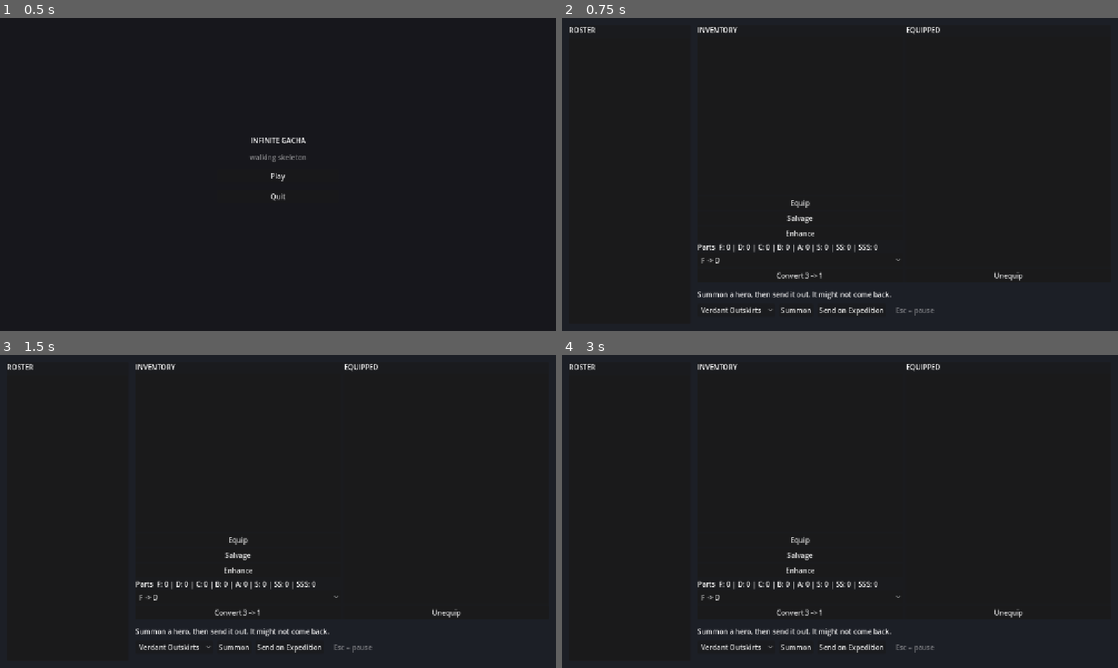
Above: before the commit, frames 1-4 (two rows, left to right).
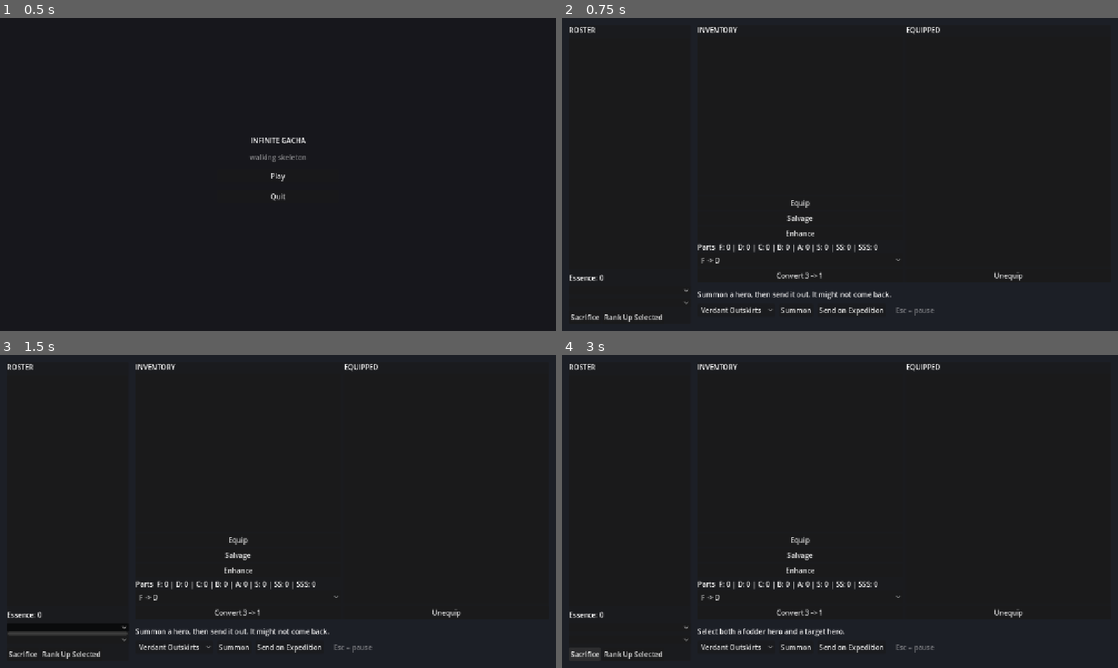
Above: after the commit, the same moments.

Repository: Joony117/Hearthbound
Game: Godot game, scene res://ui/main_menu.tscn
The game is run twice, just before and just after one commit, with the same random seed, the same clock (stepped at 60 frames per second) and the same inputs.
Inputs (mouse positions are in pixels of both pictures, inside the frame that each line leads up to):
- Up to frame 1 (0.5 s): no input
- Up to frame 2 (0.75 s): click "Play" at 0.5 s
- Up to frame 3 (1.5 s): click (66, 627) at 1.27 s
- Up to frame 4 (3 s): click (628, 639) at 2.02 s; click (584, 655) at 2.75 s, where only the run after the commit has a clickable "Sacrifice"

Frame 1 is identical in both runs. In frame 2, 0.3% of the frame differs, in the area x 1-23%, y 82-98%; in frame 3, 0.4%; in frame 4, 0.7%, in the area x 1-60%, y 82-98%.

Commit message:
feat: sacrifice a hero for essence, and spend essence to rank one up
P2-06a. Sacrifice yields essence_bases[fodder.rank], tripled when fodder and
target share a def_id, which also increments target.resonance. Essence buys a
rank-up at rank_up_essence_costs[rank].

The arithmetic is two pure static funcs on Hero, per DECISIONS.md 2026-08-06 -
GameSession only orchestrates. salvage_item/enhance_item/convert_parts inline
their formulas; that is P2-12 debt, not the pattern to copy.

Fodder must be unequipped, so kill_hero() never builds a LostCache for a death
that happened outside any zone. Removal stays on that one call site
(ARCHITECTURE.md r8).

OptionButton.add_item() auto-selects index 0 on a cleared button, so the fodder
slot silently retargeted the next hero once its own was sacrificed - a blind
second press killed the wrong hero, permanently. Re-selecting by identity after
the loop fixes it. Both gates stayed green through the bug; only driving the
real scene caught it.

Co-Authored-By: Claude Opus 5 <noreply@anthropic.com>

Diff:
--- a/heroes/hero.gd
+++ b/heroes/hero.gd
@@ -17,6 +17,7 @@
 var hero_name: String
 var rank: int
 var def_id: StringName
+var resonance: int = 0
 var equipped: Dictionary[int, Item] = {}
 
 
@@ -114,6 +115,21 @@
 	return total
 
 
+static func compute_essence_yield(fodder: Hero, target: Hero, balance: BalanceTable) -> int:
+	var essence_yield: int = balance.essence_bases[
+		clampi(fodder.rank, 0, balance.essence_bases.size() - 1)
+	]
+	if fodder.def_id == target.def_id and fodder.def_id != NO_ARCHETYPE_DEF_ID:
+		essence_yield *= 3
+	return essence_yield
+
+
+static func compute_rank_up_cost(hero: Hero, balance: BalanceTable) -> int:
+	return balance.rank_up_essence_costs[
+		clampi(hero.rank, 0, balance.rank_up_essence_costs.size() - 1)
+	]
+
+
 func to_dict() -> Dictionary:
 	var equipped_slots: Array[int] = []
 	for slot: int in equipped:
@@ -126,12 +142,14 @@
 		"name": hero_name,
 		"rank": rank,
 		"def_id": str(def_id),
+		"resonance": resonance,
 		"equipped": equipped_entries,
 	}
 
 
 static func from_dict(data: Dictionary) -> Hero:
-	var hero := Hero.new(str(data.get("name", "?")), Item.int_field(data, "rank", 0, "hero"))
+	var hero := Hero.new(str(data.get("name", "?")), maxi(Item.int_field(data, "rank", 0, "hero"), 0))
+	hero.resonance = maxi(Item.int_field(data, "resonance", 0, "hero"), 0)
 	if not data.has("def_id"):
 		# Phase 1 saves predate archetypes; empty preserves that fact for later assignment.
 		hero.def_id = NO_ARCHETYPE_DEF_ID
--- a/hub/hub.gd
+++ b/hub/hub.gd
@@ -9,6 +9,9 @@
 ]
 
 @onready var _roster_list: ItemList = %RosterList
+@onready var _fodder_option: OptionButton = %FodderOption
+@onready var _target_option: OptionButton = %TargetOption
+@onready var _essence: Label = %Essence
 @onready var _inventory_list: ItemList = %InventoryList
 @onready var _parts: Label = %Parts
 @onready var _convert_rank_option: OptionButton = %ConvertRankOption
@@ -20,11 +23,13 @@
 
 func _ready() -> void:
 	GameSession.roster_changed.connect(_refresh_roster)
+	GameSession.roster_changed.connect(_refresh_essence)
 	GameSession.roster_changed.connect(_refresh_inventory)
 	GameSession.roster_changed.connect(_refresh_parts)
 	GameSession.roster_changed.connect(_refresh_equipped)
 	GameSession.roster_changed.connect(_refresh_zone_unlocks)
 	_refresh_roster()
+	_refresh_essence()
 	_refresh_inventory()
 	_refresh_parts()
 	_refresh_equipped()
@@ -55,6 +60,24 @@
 		_roster_list.set_item_metadata(item_index, hero)
 		if selected_heroes.has(hero):
 			_roster_list.select(item_index, false)
+	_refresh_hero_option(_fodder_option)
+	_refresh_hero_option(_target_option)
+
+
+func _refresh_hero_option(option: OptionButton) -> void:
+	var selected_hero: Hero = option.get_selected_metadata() as Hero if option.selected >= 0 else null
+	option.clear()
+	for hero: Hero in GameSession.roster:
+		var archetype_name: String = Summon.archetype_label_for(hero.def_id)
+		option.add_item("[%s]  %s — %s" % [hero.rank_label(BALANCE), hero.hero_name, archetype_name])
+		option.set_item_metadata(option.item_count - 1, hero)
+	# add_item() auto-selects index 0 on a cleared button. Re-selecting by identity after the
+	# loop is what stops a sacrificed hero's slot silently retargeting whoever took its place.
+	option.select(GameSession.roster.find(selected_hero))
+
+
+func _refresh_essence() -> void:
+	_essence.text = "Essence: %d" % GameSession.essence
 
 
 func _refresh_inventory() -> void:
@@ -147,6 +170,48 @@
 	var hero := Summon.roll()
 	GameSession.add_hero(hero)
 	_status.text = "Summoned %s, rank %s." % [hero.hero_name, hero.rank_label(BALANCE)]
+
+
+func _on_sacrifice_pressed() -> void:
+	var fodder: Hero = _fodder_option.get_selected_metadata() as Hero if _fodder_option.selected >= 0 else null
+	var target: Hero = _target_option.get_selected_metadata() as Hero if _target_option.selected >= 0 else null
+	if fodder == null or target == null:
+		_status.text = "Select both a fodder hero and a target hero."
+		return
+	if fodder == target:
+		_status.text = "A hero cannot be sacrificed into itself."
+		return
+	if not GameSession.roster.has(fodder):
+		_status.text = "Cannot sacrifice: fodder is no longer in the roster."
+		return
+	if not fodder.equipped.is_empty():
+		_status.text = "Unequip the fodder hero before sacrificing it."
+		return
+	var essence_yield: int = Hero.compute_essence_yield(fodder, target, BALANCE)
+	var fodder_name: String = fodder.hero_name
+	if GameSession.sacrifice_hero(fodder, target, BALANCE):
+		_status.text = "Sacrificed %s for %d essence." % [fodder_name, essence_yield]
+	else:
+		_status.text = "Cannot sacrifice the selected hero."
+
+
+func _on_rank_up_pressed() -> void:
+	var hero: Hero = _selected_hero()
+	if hero == null:
+		_status.text = "Select exactly one hero to rank up."
+		return
+	if hero.rank >= BALANCE.rank_up_essence_costs.size():
+		_status.text = "%s is already at the highest rank." % hero.hero_name
+		return
+	var cost: int = Hero.compute_rank_up_cost(hero, BALANCE)
+	if GameSession.essence < cost:
+		_status.text = "Cannot rank up %s: need %d essence." % [hero.hero_name, cost]
+		return
+	var hero_name: String = hero.hero_name
+	if GameSession.rank_up_hero(hero, BALANCE):
+		_status.text = "Ranked %s up to %s for %d essence." % [hero_name, hero.rank_label(BALANCE), cost]
+	else:
+		_status.text = "Cannot rank up the selected hero."
 
 
 func _on_roster_list_multi_selected(_index: int, _selected: bool) -> void:
--- a/hub/hub.tscn
+++ b/hub/hub.tscn
@@ -121,6 +121,30 @@
 layout_mode = 2
 size_flags_vertical = 3
 select_mode = 1
+
+[node name="Essence" type="Label" parent="UI/Root/RosterPanel/VBox"]
+unique_name_in_owner = true
+layout_mode = 2
+text = "Essence: 0"
+
+[node name="FodderOption" type="OptionButton" parent="UI/Root/RosterPanel/VBox"]
+unique_name_in_owner = true
+layout_mode = 2
+
+[node name="TargetOption" type="OptionButton" parent="UI/Root/RosterPanel/VBox"]
+unique_name_in_owner = true
+layout_mode = 2
+
+[node name="SacrificeButtons" type="HBoxContainer" parent="UI/Root/RosterPanel/VBox"]
+layout_mode = 2
+
+[node name="Sacrifice" type="Button" parent="UI/Root/RosterPanel/VBox/SacrificeButtons"]
+layout_mode = 2
+text = "Sacrifice"
+
+[node name="RankUp" type="Button" parent="UI/Root/RosterPanel/VBox/SacrificeButtons"]
+layout_mode = 2
+text = "Rank Up Selected"
 
 [node name="EquipmentPanel" type="PanelContainer" parent="UI/Root"]
 layout_mode = 1
@@ -239,6 +263,8 @@
 unique_name_in_owner = true
 
 [connection signal="multi_selected" from="UI/Root/RosterPanel/VBox/RosterList" to="." method="_on_roster_list_multi_selected"]
+[connection signal="pressed" from="UI/Root/RosterPanel/VBox/SacrificeButtons/Sacrifice" to="." method="_on_sacrifice_pressed"]
+[connection signal="pressed" from="UI/Root/RosterPanel/VBox/SacrificeButtons/RankUp" to="." method="_on_rank_up_pressed"]
 [connection signal="pressed" from="UI/Root/EquipmentPanel/Columns/Inventory/Equip" to="." method="_on_equip_pressed"]
 [connection signal="pressed" from="UI/Root/EquipmentPanel/Columns/Inventory/Salvage" to="." method="_on_salvage_pressed"]
 [connection signal="pressed" from="UI/Root/EquipmentPanel/Columns/Inventory/Enhance" to="." method="_on_enhance_pressed"]
--- a/systems/game_session.gd
+++ b/systems/game_session.gd
@@ -10,6 +10,7 @@
 var roster: Array[Hero] = []
 var inventory: Array[Item] = []
 var parts: Array[int] = [0, 0, 0, 0, 0, 0, 0, 0]
+var essence: int = 0
 var lost_caches: Array[LostCache] = []
 var cleared_zone_ids: Dictionary[StringName, bool] = {}
 
@@ -98,6 +99,28 @@
 		return
 	cleared_zone_ids[zone_id] = true
 	roster_changed.emit()
+
+
+func sacrifice_hero(fodder: Hero, target: Hero, balance: BalanceTable) -> bool:
+	if fodder == target or not roster.has(fodder) or not fodder.equipped.is_empty():
+		return false
+	essence += Hero.compute_essence_yield(fodder, target, balance)
+	if fodder.def_id == target.def_id and fodder.def_id != Hero.NO_ARCHETYPE_DEF_ID:
+		target.resonance += 1
+	kill_hero(fodder, &"")
+	return true
+
+
+func rank_up_hero(hero: Hero, balance: BalanceTable) -> bool:
+	if hero.rank >= balance.rank_up_essence_costs.size():
+		return false
+	var cost: int = Hero.compute_rank_up_cost(hero, balance)
+	if essence < cost:
+		return false
+	essence -= cost
+	hero.rank += 1
+	roster_changed.emit()
+	return true
 
 
 ## The single place a hero leaves the roster. See docs/ARCHITECTURE.md rule 8 - permadeath
@@ -131,6 +154,7 @@
 		"roster": entries,
 		"inventory": inventory_entries,
 		"parts": parts.duplicate(),
+		"essence": essence,
 		"lost_caches": lost_cache_entries,
 		"cleared_zone_ids": cleared_entries,
 	}
@@ -140,6 +164,7 @@
 	roster.clear()
 	inventory.clear()
 	parts.fill(0)
+	essence = 0
 	lost_caches.clear()
 	cleared_zone_ids.clear()
 	for entry: Variant in _array_field(data, "roster"):
@@ -163,6 +188,7 @@
 			push_error("Invalid parts count at rank %d: expected a non-negative integer, got '%s'." % [rank_index, saved_count])
 			continue
 		parts[rank_index] = count
+	essence = maxi(Item.int_field(data, "essence", 0, "game session"), 0)
 	for entry: Variant in _array_field(data, "lost_caches"):
 		if entry is Dictionary:
 			lost_caches.append(LostCache.from_dict(entry))
--- a/tests/save_roundtrip_check.gd
+++ b/tests/save_roundtrip_check.gd
@@ -16,6 +16,10 @@
 const ENHANCED_ITEM_DEF_ID := &"head"
 const ENHANCED_ITEM_RANK := 4
 const ENHANCED_ITEM_LEVEL := 3
+const SACRIFICE_FODDER_NAME := "Roundtrip Fodder"
+const SACRIFICE_FODDER_RANK := 1
+const SACRIFICE_ESSENCE := 75
+const SACRIFICE_RESONANCE := 1
 
 var _game_session: Node
 var _save_service: Node
@@ -58,7 +62,7 @@
 	if restore_code != 0:
 		exit_code = restore_code
 	if exit_code == 0:
-		print("PASS: legacy and malformed def_id compatibility, both new-format def_ids, roster, parts, part conversion, enhanced equipment, permadeath, save version %d, and byte-identical restoration passed." % _save_version)
+		print("PASS: legacy and malformed def_id compatibility, both new-format def_ids, roster, essence, resonance, parts, part conversion, enhanced equipment, permadeath, save version %d, and byte-identical restoration passed." % _save_version)
 	quit(exit_code)
 
 
@@ -72,6 +76,9 @@
 	var round_trip_code: int = _check_new_format_round_trip()
 	if round_trip_code != 0:
 		return round_trip_code
+	var sacrifice_code: int = _check_sacrifice_round_trip()
+	if sacrifice_code != 0:
+		return sacrifice_code
 	var parts_code: int = _check_parts_round_trip()
 	if parts_code != 0:
 		return parts_code
@@ -95,6 +102,37 @@
 		return _fail("pre-existing hero identity after disk reload", "%s:%d" % [PREEXISTING_HERO_NAME, PREEXISTING_HERO_RANK], _roster_summary())
 	if legacy_hero.def_id != &"":
 		return _fail("legacy hero default def_id", "empty", str(legacy_hero.def_id))
+	if legacy_hero.resonance != 0:
+		return _fail("legacy hero default resonance", "0", str(legacy_hero.resonance))
+	if _essence() != 0:
+		return _fail("essence after pre-existing disk reload", "0", str(_essence()))
+	return 0
+
+
+func _check_sacrifice_round_trip() -> int:
+	var target: Hero = _find_hero(FIRST_HERO_NAME, FIRST_HERO_RANK)
+	if target == null:
+		return _fail("sacrifice target", "%s:%d" % [FIRST_HERO_NAME, FIRST_HERO_RANK], _roster_summary())
+	var fodder := Hero.new(SACRIFICE_FODDER_NAME, SACRIFICE_FODDER_RANK)
+	fodder.def_id = target.def_id
+	_game_session.call("add_hero", fodder)
+	if not _game_session.call("sacrifice_hero", fodder, target, BalanceTable.new()):
+		return _fail("sacrifice before disk reload", "sacrifice_hero() == true", "sacrifice_hero() == false")
+	_save_service.call("save")
+
+	_game_session.set("essence", 0)
+	_roster().clear()
+	if not _save_service.call("load_game"):
+		return _fail("sacrifice disk reload", "load_game() == true", "load_game() == false")
+	if _essence() != SACRIFICE_ESSENCE:
+		return _fail("essence after sacrifice disk reload", str(SACRIFICE_ESSENCE), str(_essence()))
+	var reloaded_target: Hero = _find_hero(FIRST_HERO_NAME, FIRST_HERO_RANK)
+	if reloaded_target == null:
+		return _fail("sacrifice target after disk reload", "%s:%d" % [FIRST_HERO_NAME, FIRST_HERO_RANK], _roster_summary())
+	if reloaded_target.resonance != SACRIFICE_RESONANCE:
+		return _fail("resonance after sacrifice disk reload", str(SACRIFICE_RESONANCE), str(reloaded_target.resonance))
+	if _find_hero(SACRIFICE_FODDER_NAME, SACRIFICE_FODDER_RANK) != null:
+		return _fail("sacrificed fodder after disk reload", "absent", _roster_summary())
 	return 0
 
 
@@ -409,6 +447,10 @@
 	return _game_session.get("parts")
 
 
+func _essence() -> int:
+	return _game_session.get("essence")
+
+
 func _fail(check_name: String, expected: String, actual: String) -> int:
 	print("FAIL: %s | expected: %s | actual: %s" % [check_name, expected, actual])
 	return 1
--- /dev/null
+++ b/tests/unit/test_sacrifice.gd
@@ -0,0 +1,23 @@
+extends GutTest
+
+
+func test_compute_essence_yield_handles_dupes_and_non_dupes() -> void:
+	var balance := BalanceTable.new()
+	var fodder := Hero.new("Fodder", 2)
+	var target := Hero.new("Target", 0)
+	fodder.def_id = &"rogue"
+	target.def_id = &"mage"
+
+	assert_eq(Hero.compute_essence_yield(fodder, target, balance), 65)
+	target.def_id = &"rogue"
+	assert_eq(Hero.compute_essence_yield(fodder, target, balance), 195)
+	fodder.def_id = Hero.NO_ARCHETYPE_DEF_ID
+	target.def_id = Hero.NO_ARCHETYPE_DEF_ID
+	assert_eq(Hero.compute_essence_yield(fodder, target, balance), 65)
+
+
+func test_compute_rank_up_cost_looks_up_current_rank() -> void:
+	var balance := BalanceTable.new()
+	var hero := Hero.new("Target", 3)
+
+	assert_eq(Hero.compute_rank_up_cost(hero, balance), 800)
Not shown, added: tests/unit/test_sacrifice.gd.uid
